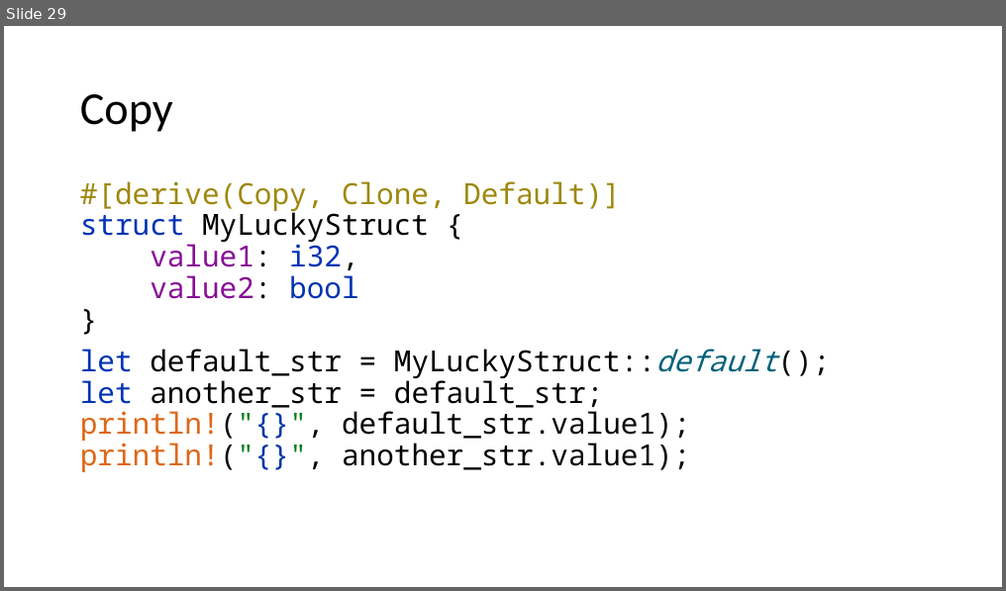
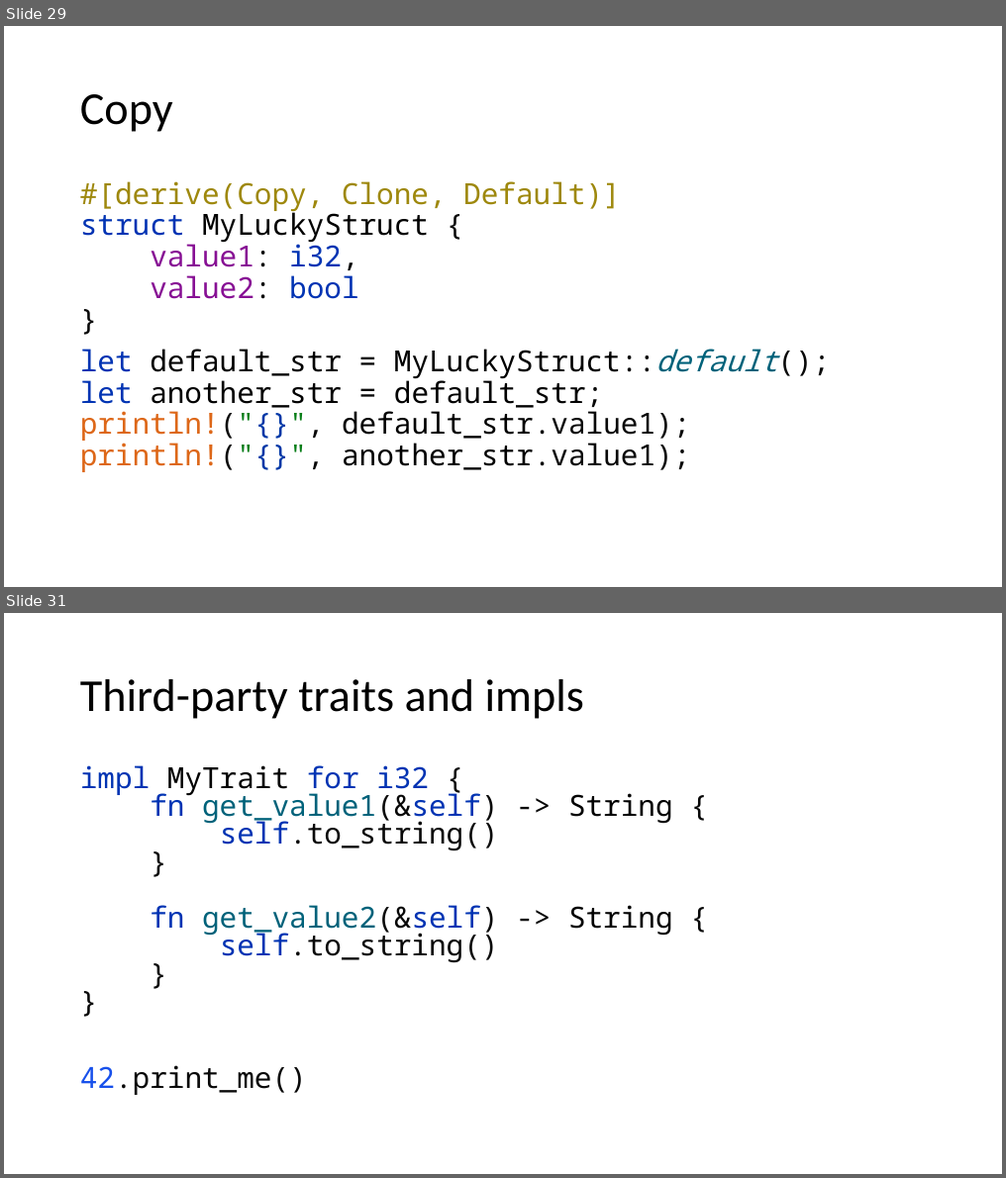
Before and after one commit to kugushev/course-rust-basics, a slide deck: src/03-BuildingBlocks/03-BuildingBlocks.pptx. Shown one above the other, each under a label of ours: slide 29 before the commit, slides 29 and 31 after it; the slides between them are not shown. The pictures are 1006x591 and 1006x1178 pixels, drawn with LibreOffice and Linux fonts; fonts in the diff are those of the drawing. Boxes give left, top, right and bottom in pixels: in the first picture for what was removed or moved away, otherwise in the second. Text is boxed around its words. In the diff, an @@ line names an element or a change of style, - is before the commit and + after.

```diff
--- a/src/03-BuildingBlocks/03-BuildingBlocks.pptx
+++ b/src/03-BuildingBlocks/03-BuildingBlocks.pptx
@@ slide 31 added at (x1=4, y1=613, x2=1002, y2=1174), background #FFFFFF @@
@@ title added at (x1=80, y1=679, x2=584, y2=719), 44 pt, text #000000 @@
+Third-party traits and impls
@@ text added at (x1=80, y1=765, x2=673, y2=1095), 28 pt, text #080808 @@
+impl MyTrait for i32 {
+fn get_value1(&self) -> String {
+self.to_string()
+}
+fn get_value2(&self) -> String {
+self.to_string()
+}
+}
+42.print_me()
```
Also in this commit, not shown: 16 other slides added.
